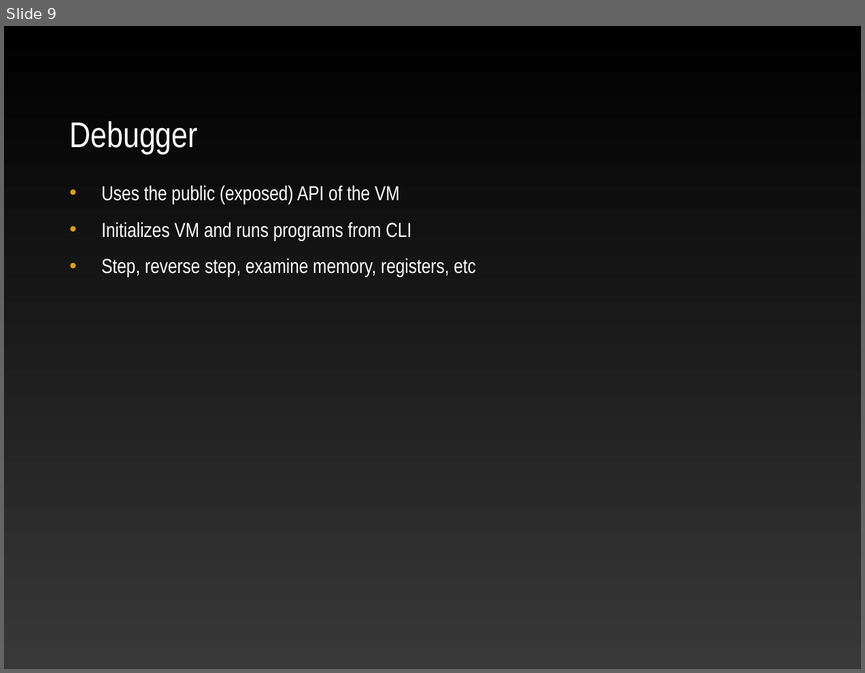
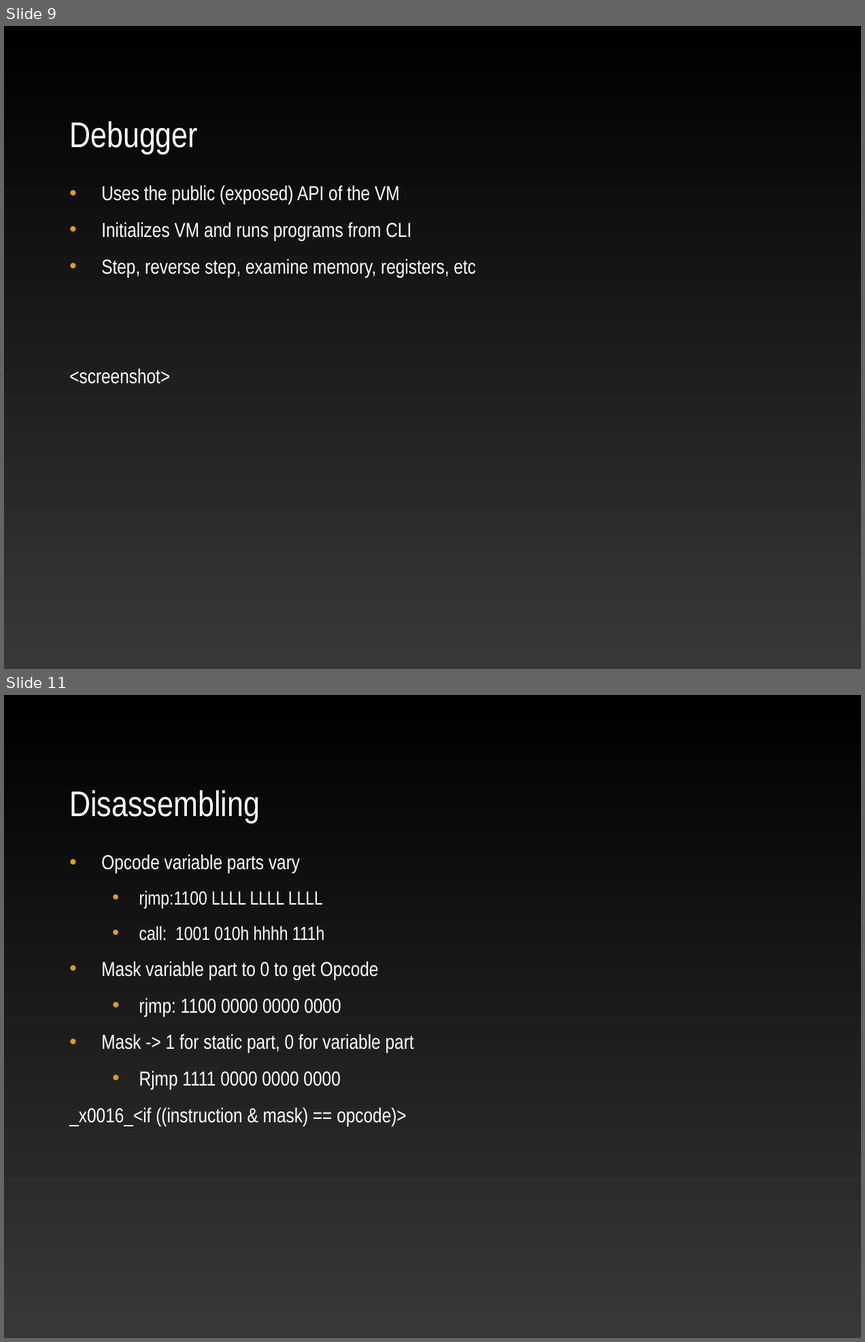
Before and after one commit to ekohl/essig, a slide deck: presentation/essig.ppt. Shown one above the other, each under a label of ours: slide 9 before the commit, slides 9 and 11 after it; the slides between them are not shown. The pictures are 865x673 and 865x1342 pixels, drawn with LibreOffice and Linux fonts; fonts in the diff are those of the drawing; background and template pictures are left out. Boxes give left, top, right and bottom in pixels: in the first picture for what was removed or moved away, otherwise in the second. Text is boxed around its words. In the diff, an @@ line names an element or a change of style, - is before the commit and + after.

Commit message:
Disassembling

```diff
--- a/presentation/essig.ppt
+++ b/presentation/essig.ppt
@@ slide 11 added at box(4, 695, 861, 1338), background picture (left out) @@
@@ title added at box(69, 790, 260, 823), 30 pt, text #FFFFFF @@
+Disassembling
@@ text added at box(69, 854, 414, 1126), 17 pt, text #FFFFFF @@
+• Opcode variable parts vary
+  • rjmp:1100 LLLL LLLL LLLL
+  • call: 1001 010h hhhh 111h
+• Mask variable part to 0 to get Opcode
+  • rjmp: 1100 0000 0000 0000
+• Mask -> 1 for static part, 0 for variable part
+  • Rjmp 1111 0000 0000 0000
+_x0016_<if ((instruction & mask) == opcode)>
@@ slide 9 changed as well @@
@@ text at box(69, 368, 170, 384): paragraph added @@
+<screenshot>
```
Also in this commit, not shown: 2 other slides changed, 1 other slide added.
